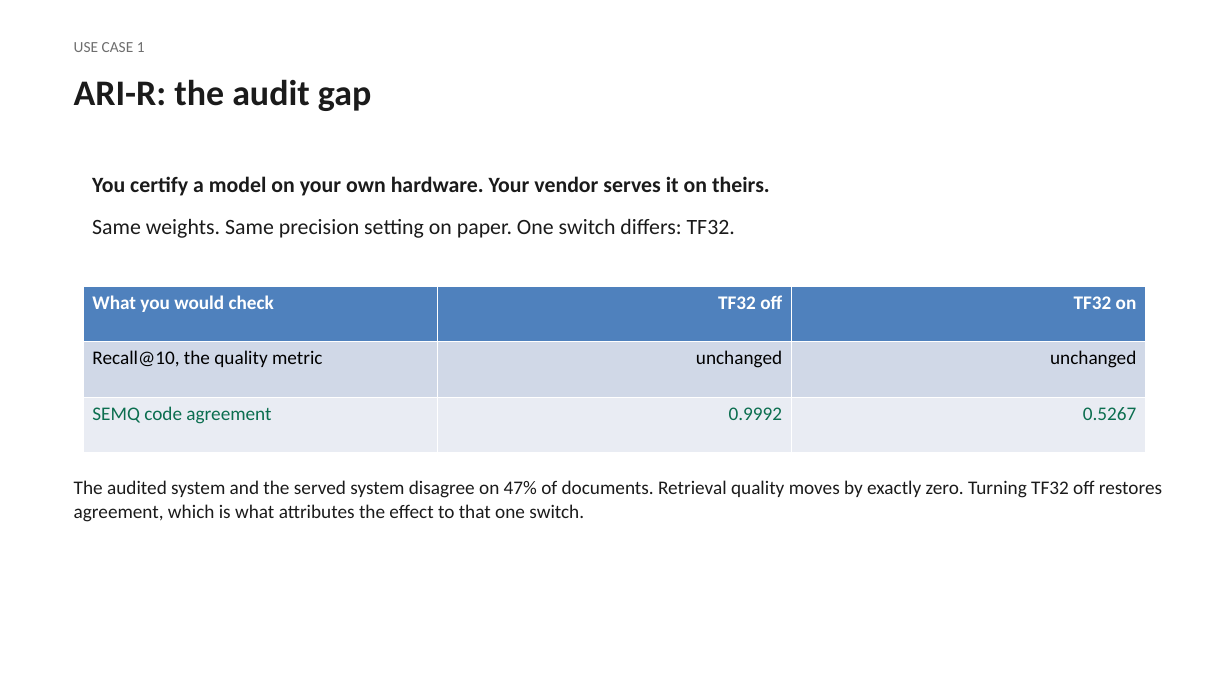
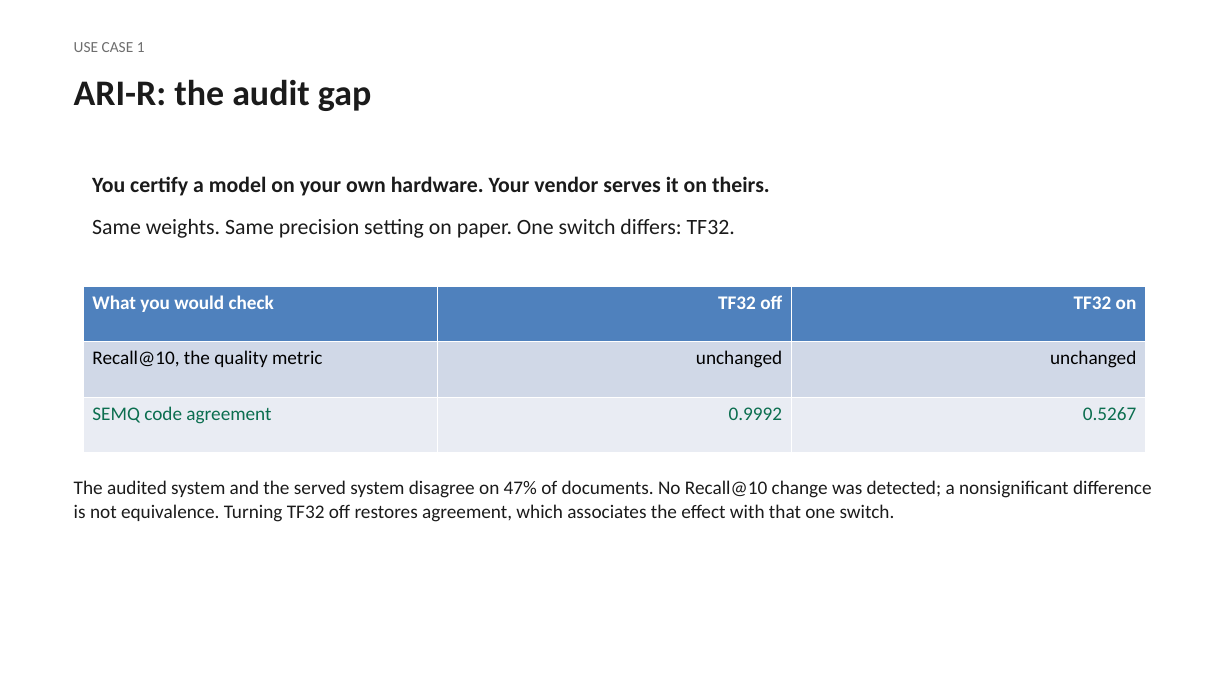
Before and after one commit to The-SEMQ-Group/semq-ari-benchmark, a slide deck: slide 5 of docs/deck/ari-overview.pptx (slide 4 before the commit). Drawn at 1232x693 pixels with LibreOffice and Linux fonts; fonts in the diff are those of the drawing. Boxes give left, top, right and bottom in pixels: in the first picture for what was removed or moved away, otherwise in the second. Text is boxed around its words. In the diff, an @@ line names an element or a change of style, - is before the commit and + after.

Commit message:
Release pass: retire superseded claims, add release checklist, manifest and claim index
Squashed onto main after two rebases left conflict markers in the
changelog history. Content as reviewed in PR #32: retired-claims sweep
of decks and docs, RELEASE.md checklist, release_manifest.py with a
committed manifest for this commit, CLAIM_TO_EVIDENCE.md, and a tracked
copy of the repository audit.

```diff
--- a/docs/deck/ari-overview.pptx
+++ b/docs/deck/ari-overview.pptx
@@ text at <box>74,480,1152,522</box>: text changed @@
-The audited system and the served system disagree on 47% of documents. Retrieval quality moves by exactly zero. Turning TF32 off restores agreement, which is what attributes the effect to that one switch.
+The audited system and the served system disagree on 47% of documents. No Recall@10 change was detected; a nonsignificant difference is not equivalence. Turning TF32 off restores agreement, which associates the effect with that one switch.
```
Also in this commit, not shown: 6 other slides changed, 1 slide added, 30 other files.
